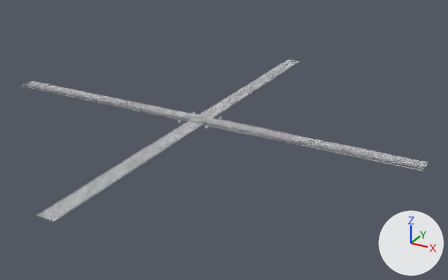
The glTF model assets/models/grid/gltf/grid.gltf, before and after one commit.
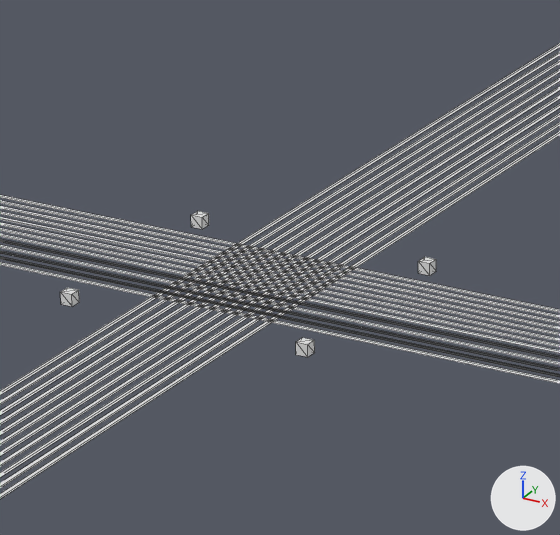
Each version is shown whole from a 50 mm camera at (402.9, -637.9, 303.3) aimed at (36.1, 28.9, -30.1), then close up on the part from 38% to 53% of the width and 31% to 53% of the height. The lights are fixed; the arrows at lower right show +X, +Y and +Z. The close-ups show mesh edges as thin lines. Where no turn or scale is listed for an object, it has been applied to the vertices.
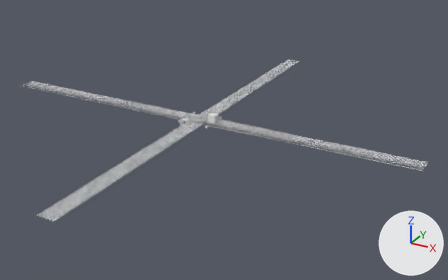
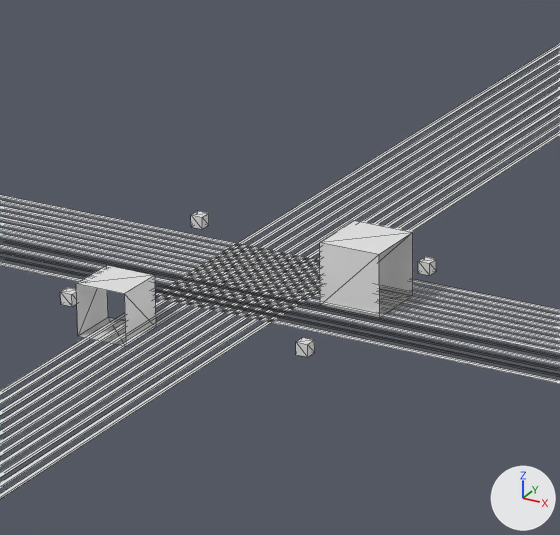
What changed in the scene script:
```text
Add me_cube_038:
    me_cube_038.from_pydata([(4.18, 4.18, 4.18), (4.18, 4.18, -4.18), (4.18, -4.18, 4.18), (4.18, -4.18, -4.18)], [], [(1, 0, 2), (1, 2, 3)])
Add me_cube_037:
    me_cube_037.from_pydata([(4.18, 4.18, -4.18), (4.18, -4.18, -4.18), (-4.18, 4.18, -4.18), (-4.18, -4.18, -4.18)], [], [(2, 0, 1), (2, 1, 3)])
Add me_cube_036:
    me_cube_036.from_pydata([(-4.18, 4.18, -4.18), (-4.18, 4.18, 4.18), (-4.18, -4.18, -4.18), (-4.18, -4.18, 4.18)], [], [(2, 3, 1), (2, 1, 0)])
Add me_cube_035:
    me_cube_035.from_pydata([(4.18, 4.18, 4.18), (4.18, -4.18, 4.18), (-4.18, 4.18, 4.18), (-4.18, -4.18, 4.18)], [], [(0, 2, 3), (0, 3, 1)])
Add me_plane_003:
    me_plane_003.from_pydata([(-5.08, 0.0, -5.08), (5.08, 0.0, -5.08), (-5.08, 0.0, 5.08), (5.08, 0.0, 5.08)], [], [(0, 1, 3), (0, 3, 2)])
Add me_plane_001:
    me_plane_001.from_pydata([(-5.08, -5.08, 0.0), (5.08, -5.08, 0.0), (-5.08, 5.08, 0.0), (5.08, 5.08, 0.0)], [], [(0, 1, 3), (0, 3, 2)])
Add ob_cube_037:
    ob_cube_037 = bpy.data.objects.new('Cube.037', me_cube_038)
    ob_cube_037.location = (0.0, -10.9, 2.3)
Add ob_cube_036:
    ob_cube_036 = bpy.data.objects.new('Cube.036', me_cube_037)
    ob_cube_036.location = (0.0, -10.9, 2.3)
Add ob_cube_035:
    ob_cube_035 = bpy.data.objects.new('Cube.035', me_cube_036)
    ob_cube_035.location = (0.0, -10.9, 2.3)
Add ob_cube_034:
    ob_cube_034 = bpy.data.objects.new('Cube.034', me_cube_035)
    ob_cube_034.location = (0.0, -10.9, 2.3)
Add ob_plane_003:
    ob_plane_003 = bpy.data.objects.new('Plane.003', me_plane_003)
    ob_plane_003.location = (27.8, 9.9, 4.5)
Add ob_plane_002:
    ob_plane_002 = bpy.data.objects.new('Plane.002', me_plane_003.copy())
    ob_plane_002.location = (27.8, 20.1, 4.5)
Add ob_plane_001:
    ob_plane_001 = bpy.data.objects.new('Plane.001', me_plane_001)
    ob_plane_001.location = (27.8, 15.0, 9.5)
Add ob_plane:
    ob_plane = bpy.data.objects.new('Plane', me_plane_001.copy())
    ob_plane.location = (27.8, 15.0, -0.6)
```

Changed parts and their boxes [x1, y1, x2, y2] in the close-ups (560 x 535 px):
'Plane.003', added
    after: [320, 242, 380, 318]
'Plane.001', added
    after: [321, 221, 412, 254]
'Plane.002', added
    after: [379, 232, 413, 295]
'Cube.037', added
    after: [124, 275, 156, 346]
'Cube.035', added
    after: [76, 284, 108, 336]
'Cube.034', added
    after: [76, 265, 154, 294]
'Cube.036', added
    after: [79, 318, 126, 345]
'Plane', added
    after: [379, 289, 413, 317]
